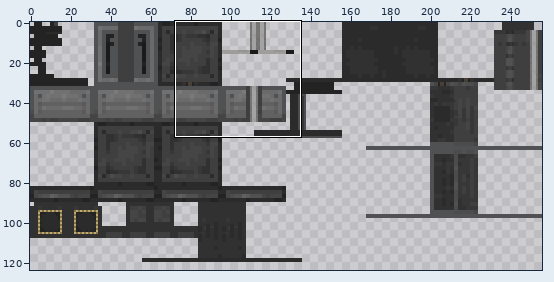
Edited in one commit: sprite sheet (src/main/resources/assets/mekanismneutronactivator/render/fission_neutron_activator.png). The picture above shows the old version from afar; the outline marks the close-up.
Close-up. Earlier state:
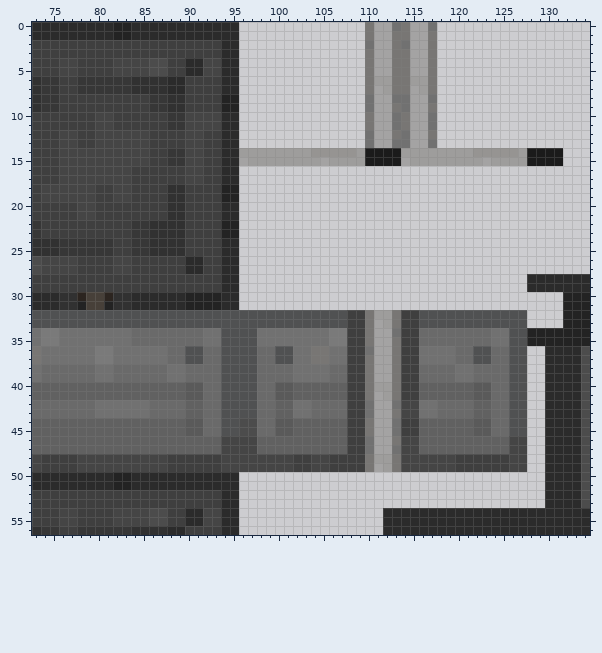
The file is 256x128 pixels. Pixels under 10% opacity are left out. Colours within 5 levels of each other are drawn and written as one. Shown: x 73..134, y 0..56. The wide view leaves out empty margins. The commit also changed other parts of the picture, which this record leaves out.
Once edited:
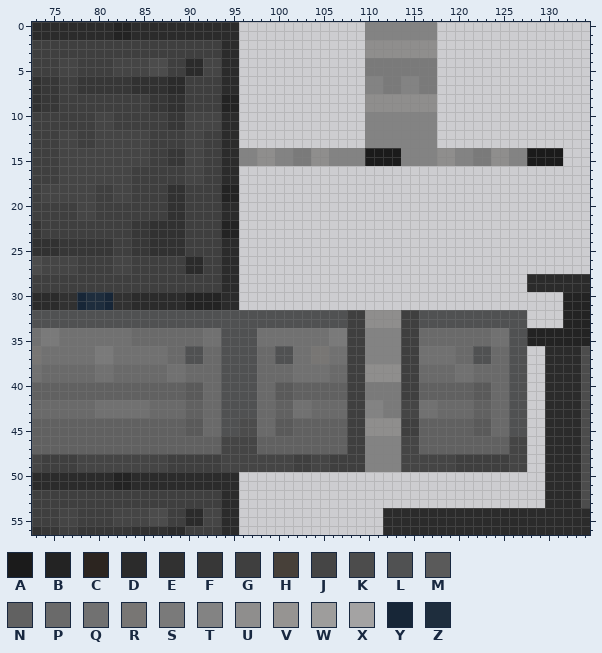
Palette (. is transparent): A #1b1b1b  B #232323  C #2c2520  D #2b2b2b  E #313131  F #373737  G #3f3f3f  H #474039  J #454545  K #4c4c4c  L #505152  M #5a5a5a  N #616161  P #6a6a6a  Q #717171  R #787674  S #7a7a7a  T #838383  U #8f8e8d  V #969492  W #9e9d9c  X #a4a3a3  Y #172637  Z #1e2d3d
Diff:
Colour Q becomes colour S in row 42 at x 113.
Colour R becomes colour S in rows 4 to 5 at x 110, 113 to 114 and 117; in rows 6 to 7 at x 113 and 117; in rows 40 to 41 at x 110 and 113; in row 43 at x 113.
Colour V becomes colour S in row 14 at x 122 to 123.
Colour W becomes colour S in rows 6 to 7 at x 112 and 116; in row 14 at x 102 to 103; in row 15 at x 102 to 103 and 122; in row 40 at x 111 to 112; in row 41 at x 112.
Colour X becomes colour S in rows 4 to 5 at x 111 to 112 and 115 to 116; in row 15 at x 123; in row 41 at x 111; in rows 42 to 43 at x 112.
Colour Q becomes colour T in row 0 at x 113 and 117; in rows 10 to 11 at x 113 and 117; in row 12 at x 110 and 114; in row 13 at x 110, 113 to 114 and 117; in row 34 at x 113; in row 36 at x 110.
Colour Q becomes colour T in rows 42 to 43 at x 110; in row 46 at x 110; in row 47 at x 110 and 113.
Colour R becomes colour T in row 0 at x 110 and 114; in row 1 at x 110, 113 to 114 and 117; in rows 6 to 7 at x 110 and 114; in rows 10 to 11 at x 110 and 114; in row 12 at x 113 and 117; in row 34 at x 110.
Colour R becomes colour T in row 35 at x 110 and 113; in row 36 at x 113; in row 37 at x 110 and 113; in row 46 at x 113; in rows 48 to 49 at x 110 and 113.
Colour V becomes colour T in row 14 at x 106 to 108 and 126.
Colour W becomes colour T in row 6 at x 111 and 115; in row 14 at x 96 to 97, 100 to 101, 109, 114 to 117, 120 to 121 and 127; in row 15 at x 97, 100 to 101, 106 to 109, 115 to 117, 120 to 121 and 126 to 127; in row 48 at x 111 to 112; in row 49 at x 112.
Colour X becomes colour T in rows 0 to 1 at x 111 to 112 and 115 to 116; in row 7 at x 111 and 115; in rows 10 to 13 at x 111 to 112 and 115 to 116; in row 15 at x 96 and 114; in rows 34 to 37 at x 111 to 112; in rows 42 to 43 at x 111.
Colour X becomes colour T in rows 46 to 47 at x 111 to 112; in row 49 at x 111.
Colour Q becomes colour U in row 2 at x 110 and 114; in row 8 at x 110, 113 to 114 and 117; in row 9 at x 110 and 114; in rows 44 to 45 at x 113.
Colour R becomes colour U in row 2 at x 113 and 117; in row 3 at x 110, 113 to 114 and 117; in row 9 at x 113 and 117; in rows 32 to 33 at x 110 and 113; in rows 38 to 39 at x 110 and 113; in rows 44 to 45 at x 110.
Colour V becomes colour U in row 14 at x 104 to 105 and 124 to 125.
Colour W becomes colour U in row 14 at x 98 to 99 and 118 to 119; in row 15 at x 98 to 99, 104, 118 to 119 and 124 to 125; in row 32 at x 111 to 112; in row 33 at x 112.
Colour X becomes colour U in rows 2 to 3 at x 111 to 112 and 115 to 116; in rows 8 to 9 at x 111 to 112 and 115 to 116; in row 15 at x 105; in row 33 at x 111; in rows 38 to 39 at x 111 to 112; in rows 44 to 45 at x 111 to 112.
Colour B becomes colour Y in row 31 at x 78 and 81.
Colour C becomes colour Y in row 30 at x 78 and 81.
Colour H becomes colour Z in rows 30 to 31 at x 79 to 80.
Where, in picture pixels (left, top, right, bottom), the same in both close-ups:
changed: (239, 22, 527, 166)
changed: (77, 292, 113, 310)
changed: (365, 310, 401, 472)
